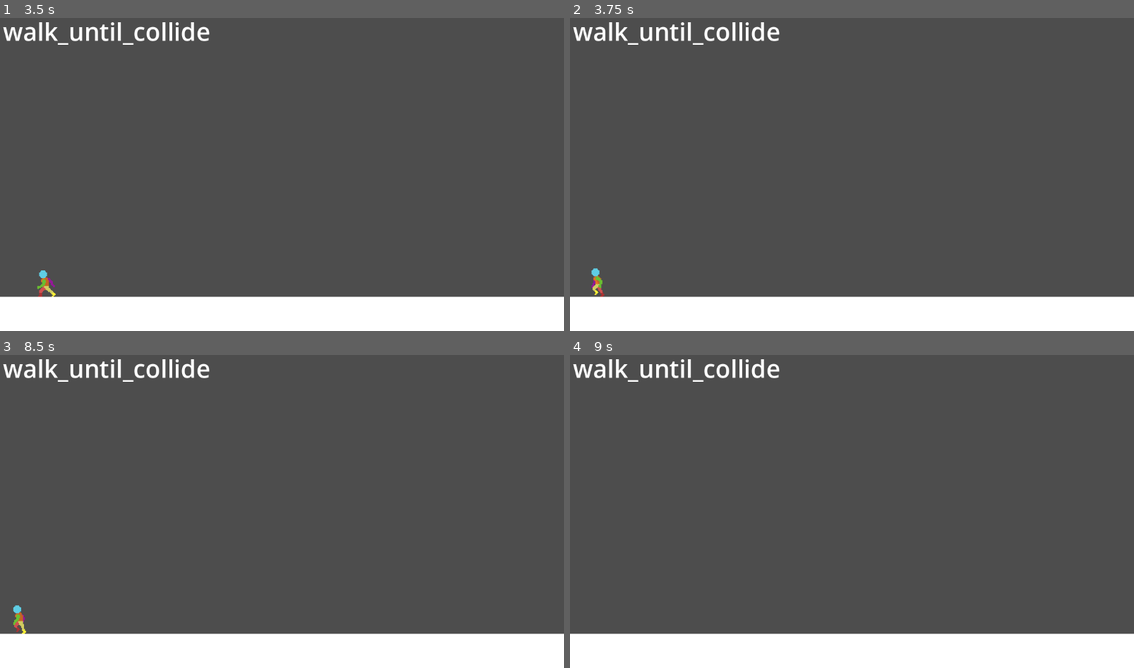
Above: before the commit, frames 1-4 (two rows, left to right).
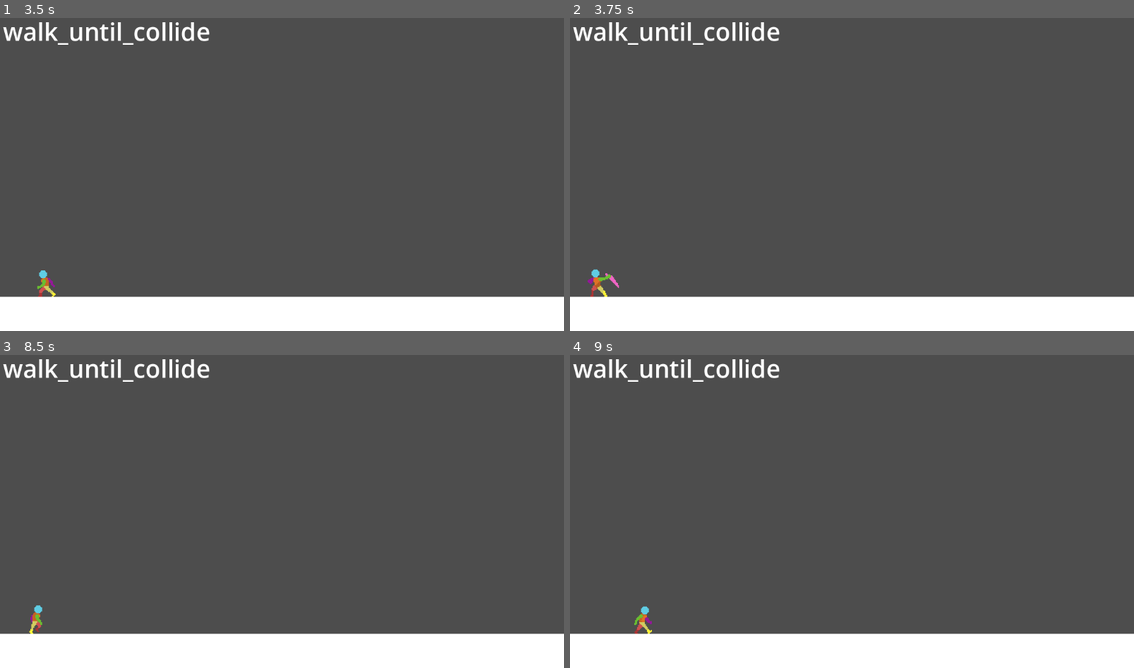
Above: after the commit, the same moments.

Repository: dnrvs/godot-state-manager
Game: Godot game, scene res://demo/world.tscn
Two runs of this game, one before a commit and one after it. Both use one fixed random seed, a clock stepped at 60 frames per second and the inputs below. The project has no main scene, so this scene is started directly.
Inputs:
- Up to frame 1 (3.5 s): no input
- Up to frame 2 (3.75 s): no input
- Up to frame 3 (8.5 s): tap Enter at 5 s; tap Space at 8 s
- Up to frame 4 (9 s): no input

Frame 1 is identical in both runs. In frame 2, 0.2% of the frame differs, in the area x 3-9%, y 79-90%; in frame 3, 0.2%, in the area x 2-8%, y 79-90%; in frame 4, 0.1%.

Commit message:
new signal system implemented in the demo

Diff:
--- a/demo/Character.gd
+++ b/demo/Character.gd
@@ -6,7 +6,23 @@
 @onready var state_manager = $StateManager
 
 var gravity: float = ProjectSettings.get_setting("physics/2d/default_gravity")
-var direction: int = -1
+var direction: int = 1
+var final_direction: int = direction
+
+func _enter_tree() -> void:
+	$StateManager/WalkUntilCollide.started_state.connect(func ():
+		direction *= -1
+		final_direction = direction
+		$AnimatedSprite2D.play("walk")
+	)
+	$StateManager/Attack.started_state.connect(func ():
+		final_direction = 0
+		$AnimatedSprite2D.play("attack")
+	)
+	$StateManager/Idle.started_state.connect(func ():
+		final_direction = 0
+		$AnimatedSprite2D.play("idle")
+	)
 
 func _physics_process(delta) -> void:
 	var current_state = state_manager.get_current_state_tag()
@@ -15,25 +31,12 @@
 	if not is_on_floor():
 		velocity.y += gravity * delta
 
-	var final_direction = Vector2.ZERO
-	var anim = "idle"
-
-	match current_state:
-		"walk_until_collide":
-			final_direction = direction
-			anim = "walk"
-		"attack":
-			anim = "attack"
-		"idle":
-			pass
-
 	if final_direction:
 		velocity.x = final_direction * SPEED
 	else:
 		velocity.x = move_toward(velocity.x, 0, SPEED)
 	move_and_slide()
 	$AnimatedSprite2D.flip_h = true if direction == -1 else false
-	$AnimatedSprite2D.play(anim)
 
 func collided_with_target() -> bool:
 	var collided = false
@@ -41,7 +44,3 @@
 		if area.is_in_group("target"):
 			collided = true
 	return collided
-
-func _on_state_manager_state_changed(state_tag):
-	if state_tag == "walk_until_collide":
-		direction *= -1
--- a/demo/character.tscn
+++ b/demo/character.tscn
@@ -183,5 +183,3 @@
 [node name="CollisionShape2D" type="CollisionShape2D" parent="Area2D"]
 position = Vector2(0, 3)
 shape = SubResource("RectangleShape2D_tda6u")
-
-[connection signal="state_changed" from="StateManager" to="." method="_on_state_manager_state_changed"]
